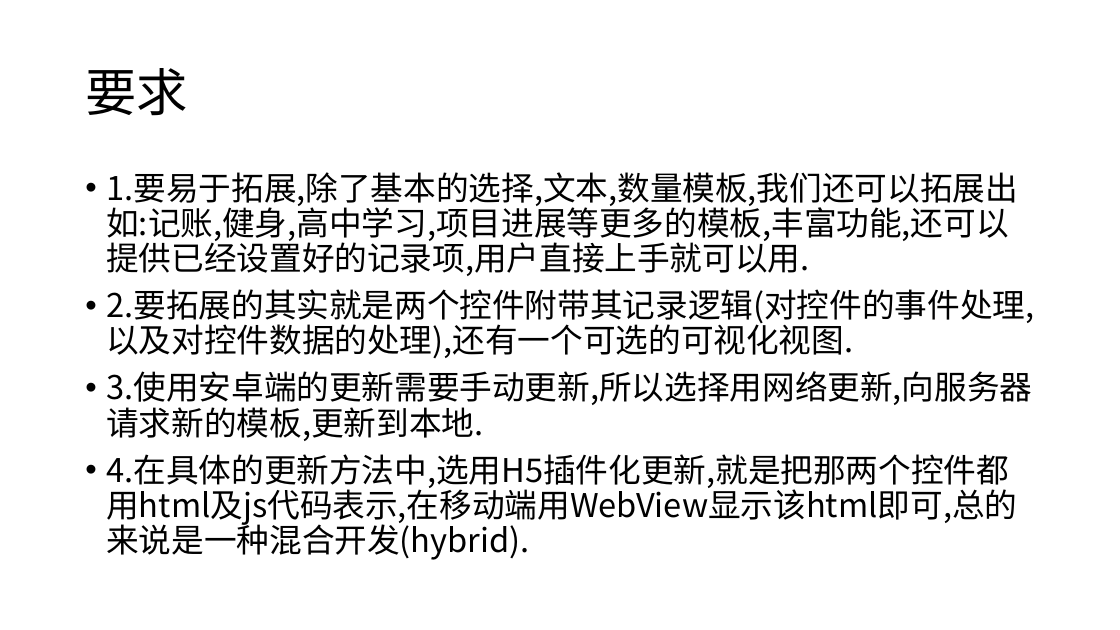
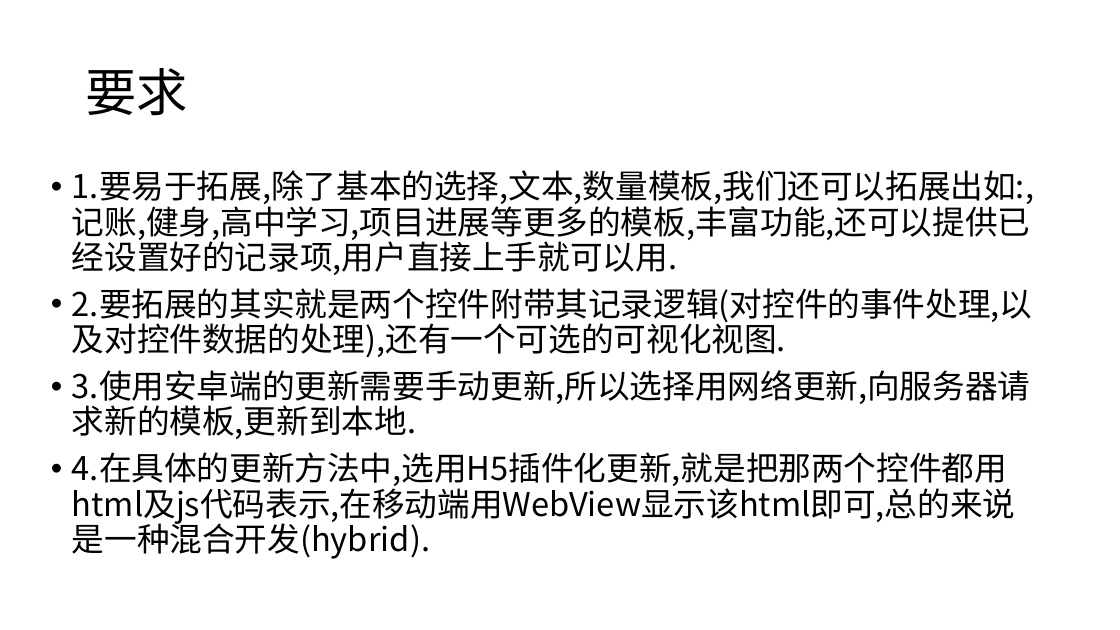
Before and after one commit to FireAndWin/SmartDiary, a slide deck: slide 3 of 文档/工程文档/第三次会议.pptx. Drawn at 1120x630 pixels with LibreOffice and Linux fonts; fonts in the diff are those of the drawing. Boxes give left, top, right and bottom in pixels: in the first picture for what was removed or moved away, otherwise in the second. Text is boxed around its words. In the diff, an @@ line names an element or a change of style, - is before the commit and + after.

```diff
--- a/文档/工程文档/第三次会议.pptx
+++ b/文档/工程文档/第三次会议.pptx
@@ text "1.要易于拓展,除了基本的选择,文本,数量模板,我们还可以拓展出如:,记账,健身,高中学习,项目进展等更多的模板,丰富功 ...": place and size @@
-text "1.要易于拓展,除了基本的选择,文本,数量模板,我们还可以拓展出如:,记账,健身,高中学习,项目进展等更多的模板,丰富功 ..." at [106, 172, 1034, 560]
+text "1.要易于拓展,除了基本的选择,文本,数量模板,我们还可以拓展出如:,记账,健身,高中学习,项目进展等更多的模板,丰富功 ..." at [72, 170, 1034, 559]
@@ text at [72, 170, 1034, 275]: text changed @@
-• 1.要易于拓展,除了基本的选择,文本,数量模板,我们还可以拓展出如:记账,健身,高中学习,项目进展等更多的模板,丰富功能,还可以提供已经设置好的记录项,用户直接上手就可以用.
+• 1.要易于拓展,除了基本的选择,文本,数量模板,我们还可以拓展出如:,记账,健身,高中学习,项目进展等更多的模板,丰富功能,还可以提供已经设置好的记录项,用户直接上手就可以用.
```
Also in this commit, not shown: 2 other slides changed, 7 other files.
